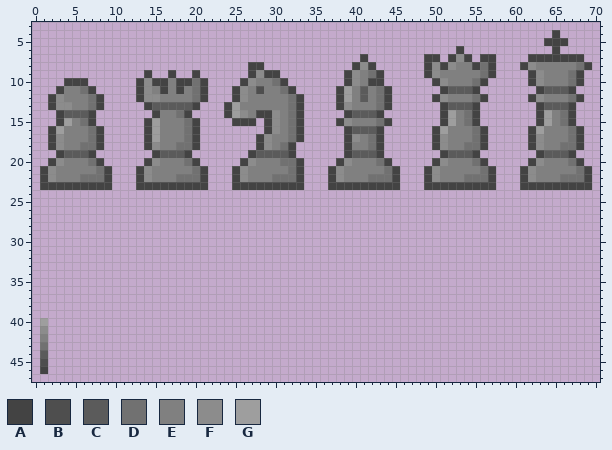
Two versions of one pixel-art file, assets/pieces.ase. This is how it looked before the edit.
96x48 pixels, 1 frame. Colours within 5 levels of each other are drawn and written as one. Shown: x 0..70, y 3..47.
Palette (. is transparent): A #434343  B #4e4e4e  C #5b5b5b  D #717171  E #808080  F #8c8c8c  G #9e9e9e
The same view after the edit:
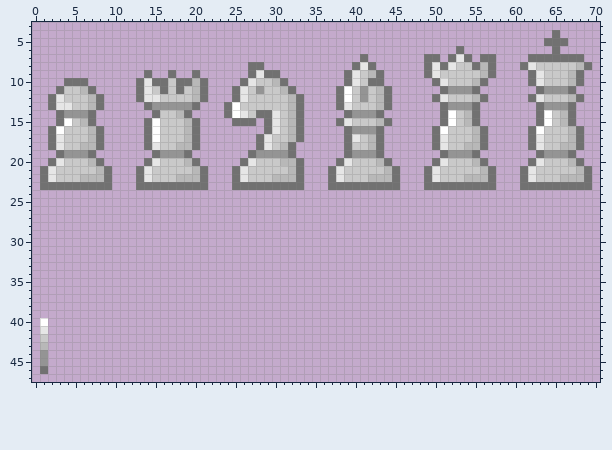
Changes in this commit:
Colour A changes from #434343 to #717171.
Colour C changes from #5b5b5b to #949494.
Colour D changes from #717171 to #b8b8b8.
Colour E changes from #808080 to #c9c9c9.
Colour F changes from #8c8c8c to #e6e6e6.
Colour G changes from #9e9e9e to #ffffff.
Layer "Layer 1":
Colour B becomes colour C in row 11 at x 28; in row 45 at x 1.
